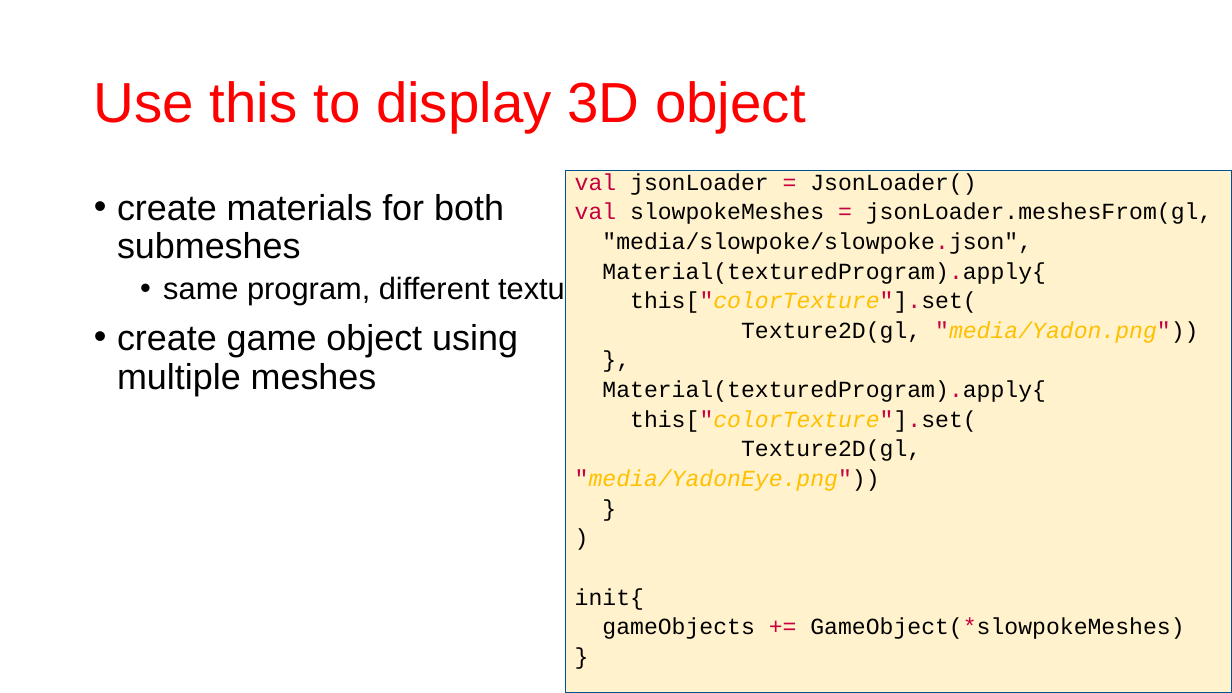
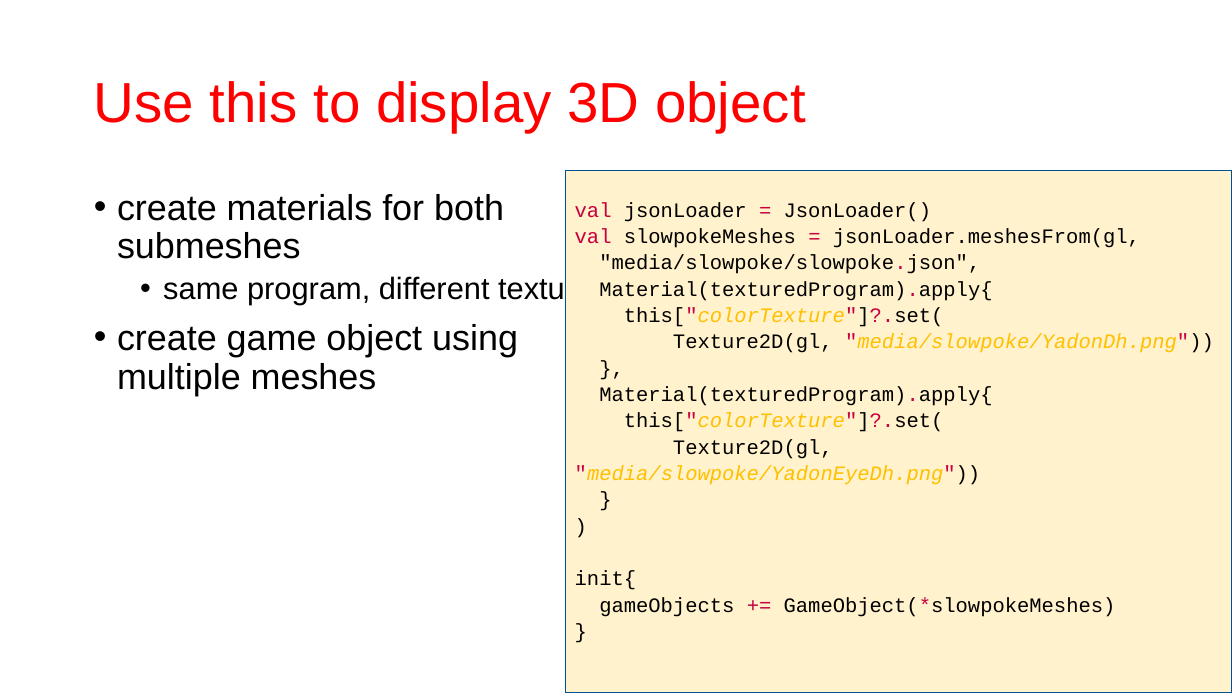
Before and after one commit to szecsi/kogfactory, a slide deck: slide 13 of projects/kog.040.010-models/aitcg310 - Modeling.pptx. Drawn at 1232x693 pixels with LibreOffice and Linux fonts; fonts in the diff are those of the drawing. Boxes give left, top, right and bottom in pixels: in the first picture for what was removed or moved away, otherwise in the second. Text is boxed around its words. In the diff, an @@ line names an element or a change of style, - is before the commit and + after.

```diff
--- a/projects/kog.040.010-models/aitcg310 - Modeling.pptx
+++ b/projects/kog.040.010-models/aitcg310 - Modeling.pptx
@@ text in rectangle at (x1=575, y1=202, x2=1140, y2=617): size 18 to 16 pt in "val jsonLoader = JsonLoader()", "val slowpokeMeshes = jsonLoader.meshesFrom(gl,", ""media/slowpoke/slowpoke.json",", "Material(texturedProgram).apply{" and 7 more places @@
@@ text in rectangle at (x1=624, y1=307, x2=1214, y2=353): text changed; size 18 to 16 pt; italic on @@
-this["colorTexture"].set(
-Texture2D(gl, "media/Yadon.png"))
+this["colorTexture"]?.set(
+Texture2D(gl, "media/slowpoke/YadonDh.png"))
@@ text in rectangle at (x1=575, y1=413, x2=981, y2=485): text changed; size 18 to 16 pt; italic on @@
-this["colorTexture"].set(
-Texture2D(gl, "media/YadonEye.png"))
+this["colorTexture"]?.set(
+Texture2D(gl, "media/slowpoke/YadonEyeDh.png"))
```
Also in this commit, not shown: 1 other slide changed, 5 other files.
